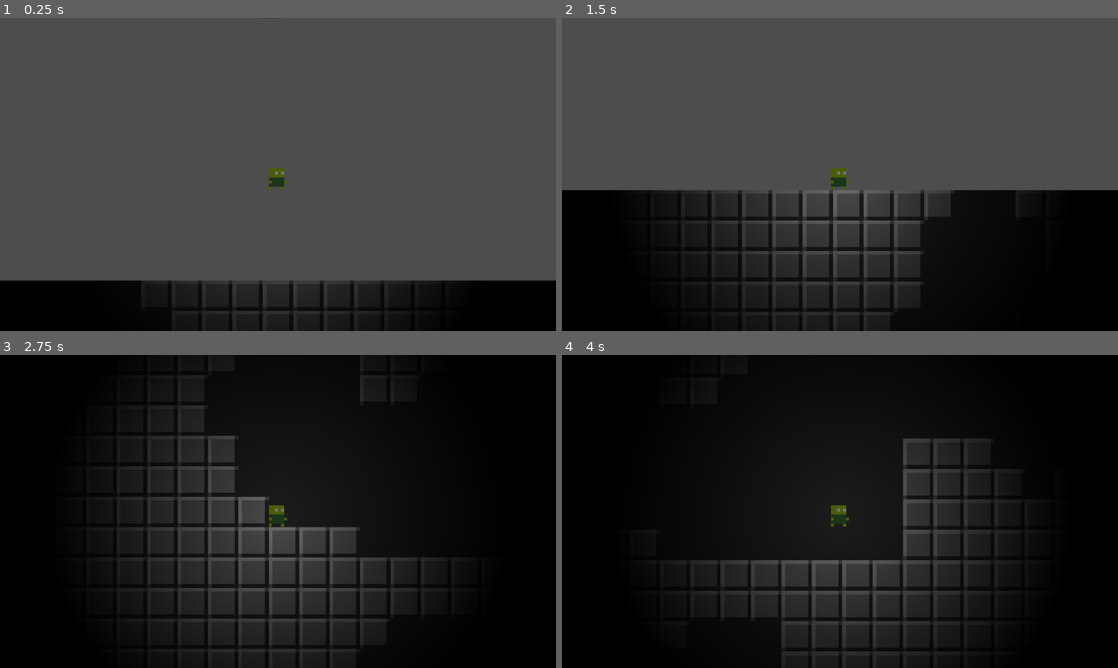
Above: before the commit, frames 1-4 (two rows, left to right).
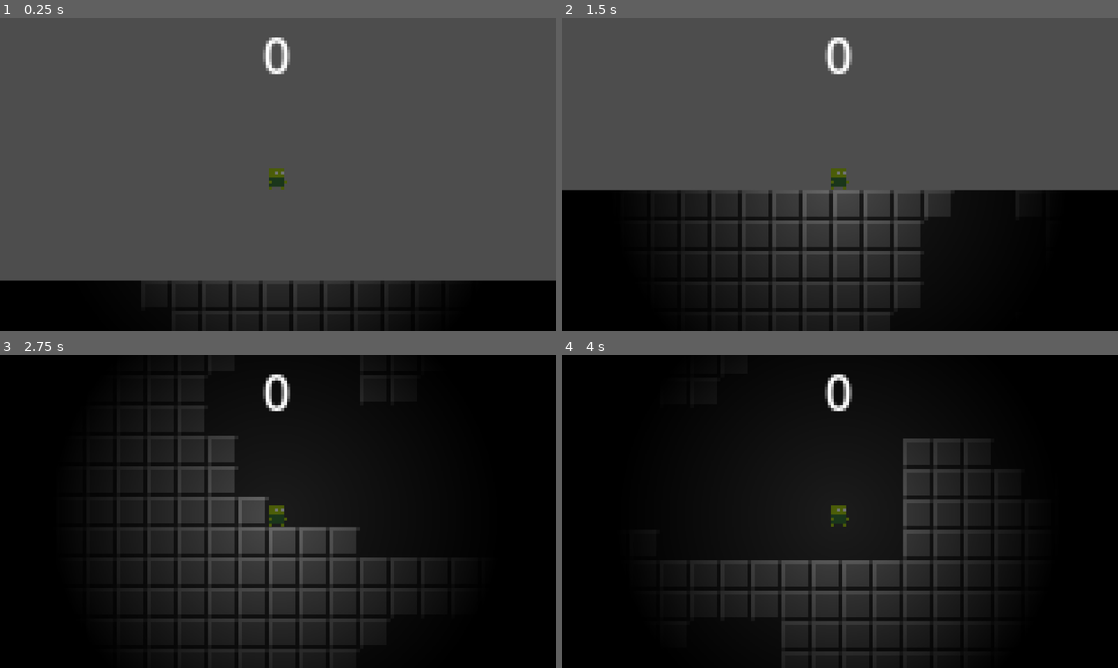
Above: after the commit, the same moments.

Repository: SheEldenOnMyRingUntilITarnished/GDD-223-Game-1-Week-Jam-
Game: Godot game, scene res://Scenes/main_game.tscn
Two runs of this game, one before a commit and one after it. Both use one fixed random seed, a clock stepped at 60 frames per second and the inputs below.
Inputs:
- Up to frame 1 (0.25 s): no input
- Up to frame 2 (1.5 s): hold D (Player_Right) from 0.53 s (still down); tap E (Player_Interact) at 0.6, 1.35 s; tap Space (Player_Jump) at 0.77 s
- Up to frame 3 (2.75 s): tap Space (Player_Jump) at 1.52 s; release D (Player_Right) at 2.03 s; hold A (Player_Left) from 2.03 s (still down); hold Down (Player_Pickaxe_Down) from 2.03 s (still down); tap E (Player_Interact) at 2.3 s
- Up to frame 4 (4 s): tap Enter at 2.75 s; release A (Player_Left) at 2.78 s; release Down (Player_Pickaxe_Down) at 2.78 s; hold D (Player_Right) from 2.78 s (still down); tap Left (Player_Pickaxe_Left) at 2.85 s; tap Space (Player_Jump) at 3.02, 3.77 s; tap E (Player_Interact) at 3.05, 3.8 s; hold Right (Player_Pickaxe_Right) from 3.53 s (still down)

The runs differ from the first frame. In frame 1, 0.4% of the frame differs, in the area x 47-53%, y 6-18%; in frame 2, 0.4%; in frame 3, 0.4%; in frame 4, 0.4%.

Commit message:
idk why versioin control dosent wanna work but...

Diff:
--- a/Prefabs/Player.tscn
+++ b/Prefabs/Player.tscn
@@ -104,7 +104,7 @@
 hit_from_inside = true
 
 [node name="PointLight2D" type="PointLight2D" parent="."]
-position = Vector2(0.5, 4.5)
-scale = Vector2(0.3, 0.3)
+position = Vector2(-0.5, 4.5)
+scale = Vector2(0.03, 0.03)
 energy = 0.56
 texture = ExtResource("3_b43ah")
--- /dev/null
+++ b/Prefabs/shop_prefab.tscn
@@ -0,0 +1,63 @@
+[gd_scene load_steps=2 format=3 uid="uid://nxbppas5ve38"]
+
+[ext_resource type="Script" uid="uid://dcjnwciimv21d" path="res://Scripts/shop_data.gd" id="1_4fjqj"]
+
+[node name="Shop" type="Control"]
+layout_mode = 3
+anchors_preset = 15
+anchor_right = 1.0
+anchor_bottom = 1.0
+grow_horizontal = 2
+grow_vertical = 2
+script = ExtResource("1_4fjqj")
+
+[node name="Refill Oil Button" type="Button" parent="."]
+layout_mode = 0
+offset_right = 40.0
+offset_bottom = 17.0
+text = "Refill Oil"
+
+[node name="Increase Max Oil Size Button" type="Button" parent="."]
+layout_mode = 0
+offset_top = 33.0
+offset_right = 171.0
+offset_bottom = 64.0
+text = "Increase Max Oil Size"
+
+[node name="Decrease The Oil Burn Rate Button" type="Button" parent="."]
+layout_mode = 0
+offset_top = 67.0
+offset_right = 219.0
+offset_bottom = 98.0
+text = "Decrease The Oil Burn Rate"
+
+[node name="Increase Pickaxe Range Button" type="Button" parent="."]
+layout_mode = 0
+offset_left = 1.0
+offset_top = 110.0
+offset_right = 74.0
+offset_bottom = 141.0
+text = "Increase Pickaxe Range"
+
+[node name="Decrease Pickaxe Cooldown Button" type="Button" parent="."]
+layout_mode = 0
+offset_left = 1.0
+offset_top = 143.0
+offset_right = 172.0
+offset_bottom = 174.0
+text = "Decrease Pickaxe Cooldown"
+
+[node name="Increase Pickaxe Fortune Enchantment Button" type="Button" parent="."]
+layout_mode = 0
+offset_left = 1.0
+offset_top = 177.0
+offset_right = 220.0
+offset_bottom = 208.0
+text = "Increase Pickaxe Fortune Enchantment"
+
+[connection signal="pressed" from="Refill Oil Button" to="." method="_on_refill_oil_button_pressed"]
+[connection signal="pressed" from="Increase Max Oil Size Button" to="." method="_on_increase_max_oil_size_button_pressed"]
+[connection signal="pressed" from="Decrease The Oil Burn Rate Button" to="." method="_on_decrease_the_oil_burn_rate_button_pressed"]
+[connection signal="pressed" from="Increase Pickaxe Range Button" to="." method="_on_increase_pickaxe_range_button_pressed"]
+[connection signal="pressed" from="Decrease Pickaxe Cooldown Button" to="." method="_on_decrease_pickaxe_cooldown_button_pressed"]
+[connection signal="pressed" from="Increase Pickaxe Fortune Enchantment Button" to="." method="_on_increase_pickaxe_fortune_enchantment_button_pressed"]
--- a/Scenes/main_game.tscn
+++ b/Scenes/main_game.tscn
@@ -1,8 +1,19 @@
-[gd_scene load_steps=4 format=3 uid="uid://632ip3qy3hbl"]
+[gd_scene load_steps=8 format=3 uid="uid://632ip3qy3hbl"]
 
 [ext_resource type="PackedScene" uid="uid://gi2xish0ma2a" path="res://Scenes/cave_generator.tscn" id="1_l756w"]
 [ext_resource type="PackedScene" uid="uid://un0y14wnyj4r" path="res://Prefabs/Player.tscn" id="2_pu3va"]
 [ext_resource type="Script" uid="uid://xqb3l377u5ld" path="res://Scripts/ValueHolder.gd" id="3_0e3vx"]
+
+[sub_resource type="CanvasItemMaterial" id="CanvasItemMaterial_0e3vx"]
+light_mode = 1
+
+[sub_resource type="CanvasItemMaterial" id="CanvasItemMaterial_6j5ir"]
+light_mode = 1
+
+[sub_resource type="CanvasItemMaterial" id="CanvasItemMaterial_mgc0q"]
+light_mode = 1
+
+[sub_resource type="LabelSettings" id="LabelSettings_0e3vx"]
 
 [node name="MainGame" type="Node2D"]
 
@@ -17,23 +28,36 @@
 position = Vector2(0, 3)
 zoom = Vector2(7, 7)
 
+[node name="Control" type="Control" parent="Player"]
+material = SubResource("CanvasItemMaterial_0e3vx")
+layout_mode = 3
+anchors_preset = 15
+anchor_right = 1.0
+anchor_bottom = 1.0
+offset_left = -91.0
+offset_top = -48.0
+offset_right = 101.0
+offset_bottom = 60.0
+grow_horizontal = 2
+grow_vertical = 2
+
+[node name="VSplitContainer" type="VSplitContainer" parent="Player/Control"]
+material = SubResource("CanvasItemMaterial_6j5ir")
+layout_mode = 0
+offset_right = 183.0
+offset_bottom = 23.0
+
+[node name="Label" type="Label" parent="Player/Control/VSplitContainer"]
+z_index = 100
+material = SubResource("CanvasItemMaterial_mgc0q")
+layout_mode = 2
+theme_override_font_sizes/font_size = 64
+text = "0"
+label_settings = SubResource("LabelSettings_0e3vx")
+horizontal_alignment = 1
+script = ExtResource("3_0e3vx")
+
 [node name="CanvasModulate" type="CanvasModulate" parent="."]
 color = Color(0, 0, 0, 1)
 
-[node name="Control" type="Control" parent="."]
-layout_mode = 3
-anchors_preset = 0
-offset_right = 40.0
-offset_bottom = 40.0
-
-[node name="Label" type="Label" parent="Control"]
-layout_mode = 0
-offset_left = 139.0
-offset_top = -161.0
-offset_right = 179.0
-offset_bottom = -73.0
-theme_override_font_sizes/font_size = 64
-text = "0"
-script = ExtResource("3_0e3vx")
-
-[connection signal="update_money" from="Player" to="Control/Label" method="_on_player_update_money"]
+[connection signal="update_money" from="Player" to="Player/Control/VSplitContainer/Label" method="_on_player_update_money"]
--- a/Scripts/player_movement.gd
+++ b/Scripts/player_movement.gd
@@ -17,6 +17,7 @@
 
 signal update_money(value: int)
 var value: int = 0
+var in_shop:bool = false
 
 #Pickaxe Upgradable Stats
 var mining_speed: float = 1.0
@@ -24,10 +25,27 @@
 var mining_fortune: float = 1.0
 var mining_size: int = 4
 
+#Light Stats
+var max_lamp_size: float = 0.3
+var lamp_decrease_speed: float = 0.005
+
 func _ready() -> void:
 	Update_Pickaxe_Stats()
+	$PointLight2D.scale.x = max_lamp_size
+	$PointLight2D.scale.y = max_lamp_size
 
 func _process(delta: float) -> void:
+
+	if !$PointLight2D.scale.x < 0.03 && !$PointLight2D.scale.y < 0.03 && !in_shop:
+		$PointLight2D.scale.x -= lamp_decrease_speed * delta
+		$PointLight2D.scale.y -= lamp_decrease_speed * delta
+
+	if Input.is_action_just_pressed("Player_Interact"):
+		if in_shop:
+			in_shop = false
+		else:
+			in_shop = true
+
 		#Pickaxe
 	if Input.is_action_pressed("Player_Pickaxe_Left") && MiningTimer.is_stopped():
 		for i in mining_size:
--- /dev/null
+++ b/Scripts/shop_data.gd
@@ -0,0 +1,31 @@
+extends Control
+@onready var refill_oil_button: Button = $"Refill Oil Button"
+@onready var increase_max_oil_size_button: Button = $"Increase Max Oil Size Button"
+@onready var decrease_the_oil_burn_rate_button: Button = $"Decrease The Oil Burn Rate Button"
+@onready var increase_pickaxe_range_button: Button = $"Increase Pickaxe Range Button"
+@onready var decrease_pickaxe_cooldown_button: Button = $"Decrease Pickaxe Cooldown Button"
+@onready var increase_pickaxe_fortune_enchantment_button: Button = $"Increase Pickaxe Fortune Enchantment Button"
+
+
+func _on_refill_oil_button_pressed() -> void:
+	pass # Replace with function body.
+
+
+func _on_increase_max_oil_size_button_pressed() -> void:
+	pass # Replace with function body.
+
+
+func _on_decrease_the_oil_burn_rate_button_pressed() -> void:
+	pass # Replace with function body.
+
+
+func _on_increase_pickaxe_range_button_pressed() -> void:
+	pass # Replace with function body.
+
+
+func _on_decrease_pickaxe_cooldown_button_pressed() -> void:
+	pass # Replace with function body.
+
+
+func _on_increase_pickaxe_fortune_enchantment_button_pressed() -> void:
+	pass # Replace with function body.
Not shown, added: Scripts/shop_data.gd.uid
